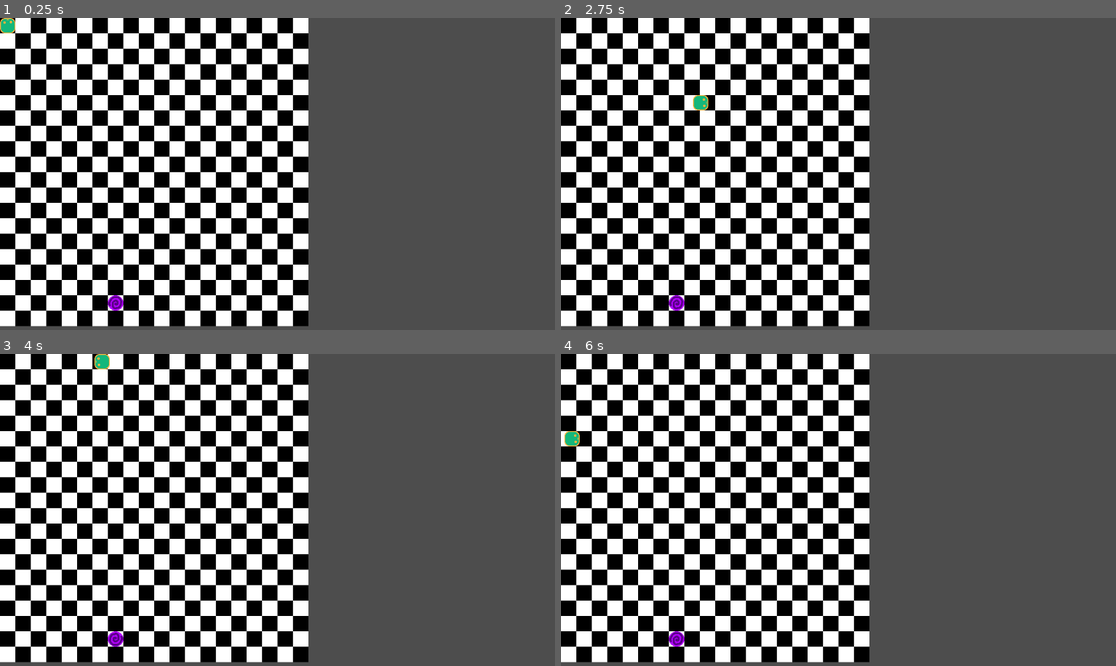
Above: before the commit, frames 1-4 (two rows, left to right).
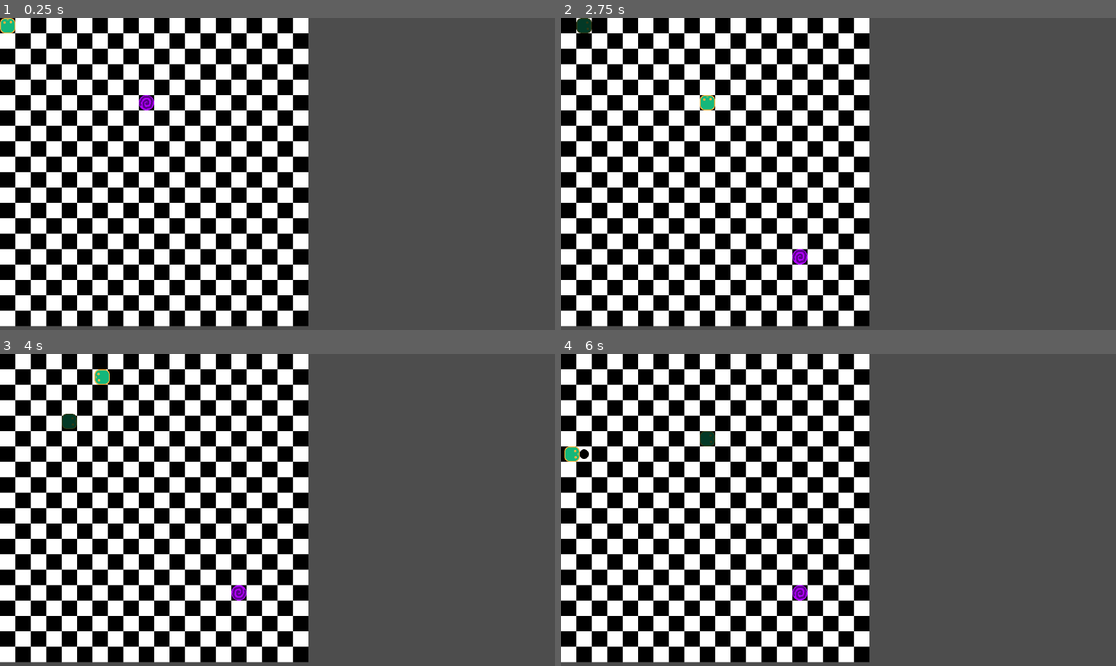
Above: after the commit, the same moments.

Repository: CWmain/PortalChaser
Game: Godot game, scene res://scenes/GameScene/game_scene.tscn
The game is run twice, just before and just after one commit, with the same random seed, the same clock (stepped at 60 frames per second) and the same inputs.
Inputs:
- Up to frame 1 (0.25 s): no input
- Up to frame 2 (2.75 s): tap Enter at 0.5 s; hold D (moveRight) 0.53-1.28 s; hold S (moveDown) 1.28-2.03 s; hold D (moveRight) from 2.03 s (still down)
- Up to frame 3 (4 s): release D (moveRight) at 2.78 s; hold W (moveUp) 2.78-3.53 s; hold A (moveLeft) from 3.53 s (still down)
- Up to frame 4 (6 s): release A (moveLeft) at 5.03 s; hold S (moveDown) 5.03-5.78 s; hold D (moveRight) from 5.78 s (still down)

The runs differ from the first frame. In frame 1, 0.2% of the frame differs, in the area x 19-28%, y 24-94%; in frame 2, 0.5%; in frame 3, 0.6%; in frame 4, 0.7%, in the area x 0-45%, y 24-94%.

Commit message:
Using better random spawn function, now the portal location is sourced from a unique list of all possible locations

Diff:
--- a/objects/board/board.gd
+++ b/objects/board/board.gd
@@ -17,14 +17,30 @@
 var chasers: Array[Chaser]
 
 @onready var portal: Node = $portal
-
+var possiblePortalLocations: Array[Vector2]
 var score = 0
 
 func _ready() -> void:
 	tick.wait_time = tickTime
 	tick.timeout.connect(_on_tick)
+
+	# Generate an array containing all possible portal locations
+	for i in range(0, cellCount-1):
+		for j in range(0, cellCount-1):
+			possiblePortalLocations.append(Vector2(i,j))
+
 	chasers.append(chaser)
 	portal.spawnPortal()
+
+# From the list of all possible spawn locations, use one and remove it from the list
+func getNewPortalLocation() -> Vector2:
+	# End the game if all locations have been used
+	if possiblePortalLocations.size() == 0:
+		endGame()
+	var index = randi_range(0, possiblePortalLocations.size()-1)
+	var newLoc = possiblePortalLocations[index]
+	possiblePortalLocations.remove_at(index)
+	return newLoc
 
 func gridToReal(gridPos: Vector2) -> Vector2:
 	var realPos: Vector2
--- a/objects/portal/portal.gd
+++ b/objects/portal/portal.gd
@@ -11,5 +11,5 @@
 
 # Randomly place the portal
 func spawnPortal() -> void:
-	position = Vector2(randi_range(0,board.cellCount-1), randi_range(0,board.cellCount-1))
+	position = board.getNewPortalLocation()
 	portal_image.position = board.gridToReal(position)
